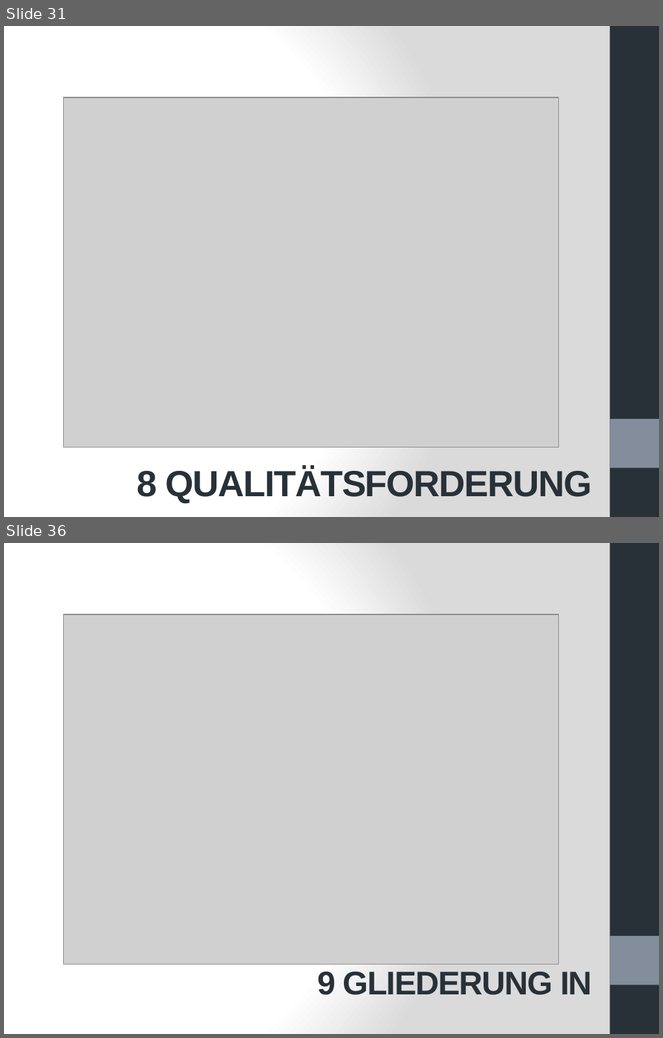
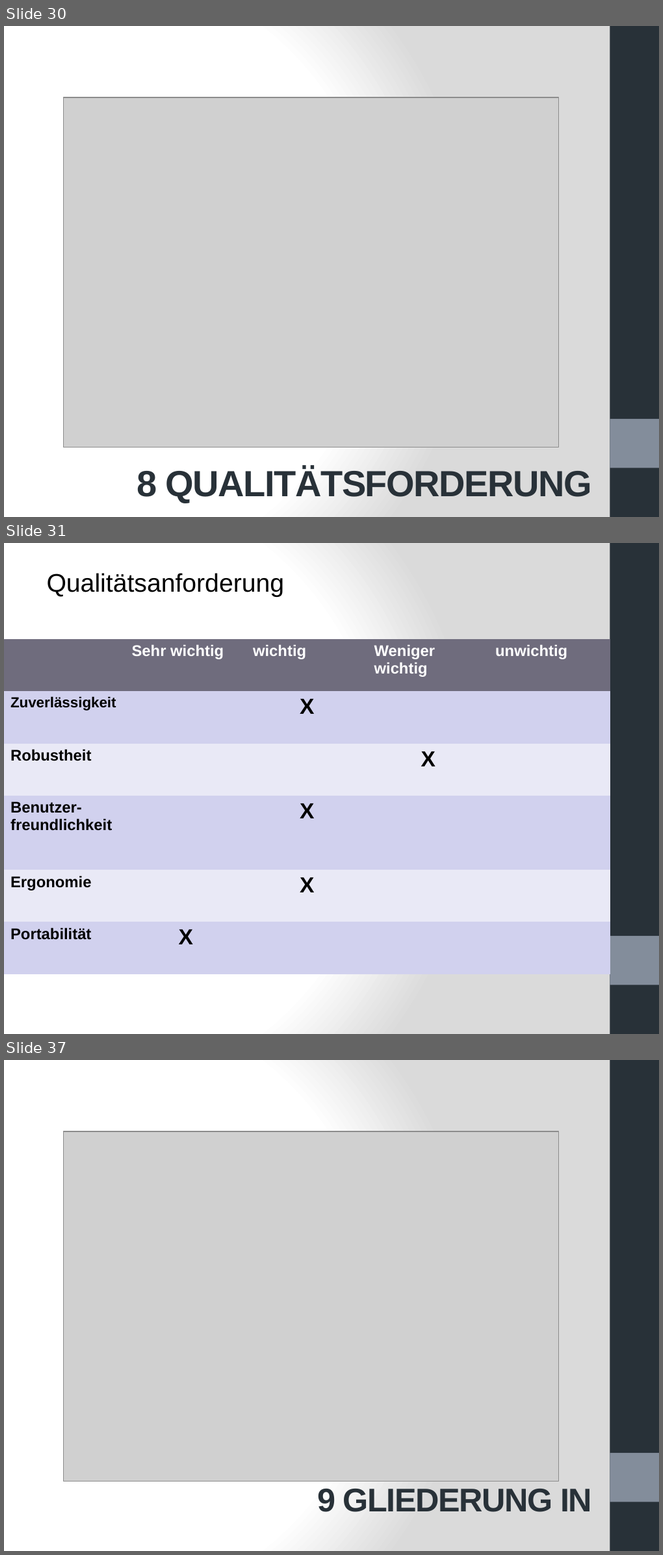
Before and after one commit to mjamaleddine/crowd-innovation, a slide deck: Meilenstein_3/Meilenstein3 - Pr.pptx. Shown one above the other, each under a label of ours: slides 31 and 36 before the commit, slides 30, 31 and 37 after it; the slides between them are not shown. The pictures are 663x1038 and 663x1555 pixels, drawn with LibreOffice and Linux fonts; fonts in the diff are those of the drawing; grey boxes stand for pictures. Boxes give left, top, right and bottom in pixels: in the first picture for what was removed or moved away, otherwise in the second. Text is boxed around its words. In the diff, an @@ line names an element or a change of style, - is before the commit and + after.

```diff
--- a/Meilenstein_3/Meilenstein3 - Pr.pptx
+++ b/Meilenstein_3/Meilenstein3 - Pr.pptx
@@ slide 31 added at (4, 543, 659, 1034), background gradient #FFFFFF to #DADADA; not listed: 2 template elements that a slide beside it also shows @@
@@ text added at (47, 573, 285, 597), 28 pt, text #000000 @@
+Qualitätsanforderung
@@ table added at (4, 639, 610, 975), 6 rows, 5 columns @@
+ | Sehr wichtig | wichtig | Weniger wichtig | unwichtig
+Zuverlässigkeit |  | X |  | 
+Robustheit |  |  | X | 
+Benutzer- / freundlichkeit |  | X |  | 
+Ergonomie |  | X |  | 
+Portabilität | X |  |  | 
@@ what was slide 31 is now slide 30 @@
@@ what was slide 36 is now slide 37 @@
```
Also in this commit, not shown: 19 slides changed, 9 other slides added, 9 slides removed.
